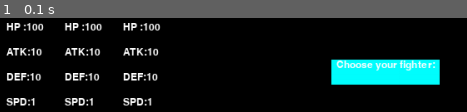
Above: before the commit, frame 1.
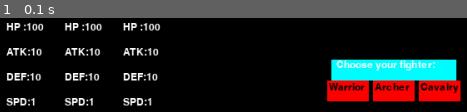
Above: after the commit, the same moment.

Repository: Nikhil-Singla/the-dev-dossier
Game: pygame game, started from game_dev/testArmySim_pygame.py
Two runs of this game, one before a commit and one after it. Both use one fixed random seed, a clock stepped at 60 frames per second and the inputs below.
Inputs:
- Up to frame 1 (0.1 s): no input

The runs differ from the first frame. In frame 1, 7.2% of the frame differs, in the area x 70-99%, y 43-90%.

Commit message:
Name Scheme and Troop selection

Diff:
--- a/game_dev/testIdleClicker_pygame.py
+++ b/game_dev/testArmySim_pygame.py
@@ -1,6 +1,5 @@
 ## To use Python in CMD, use py instead of python
-## Idle clicker game, Turret Auto Tower Defense
-
+## Auto Battler
 ## Army Simulator Game
 
 import pygame
@@ -20,7 +19,7 @@
 
 ## Global Variables
 screen = pygame.display.set_mode([1080, 720]) ## Resolution
-pygame.display.set_caption('Idle Turret Maker') ## Title of the game
+pygame.display.set_caption('Army Sim') ## Title of the game
 
 background = black ## Variable that can be edited later
 frameRate = 60  ## Framerate
@@ -57,6 +56,8 @@
 
 def healthLeft(health, block, taken):
     health = health - (taken - block)
+    if(health < 0):
+        health = 0
     return health
 
 def fightTurn(health, speed, attack, defense):
@@ -69,9 +70,18 @@
     listVar.insert(index, font.render(name+str(round(stat)), True, white, black))
 
 def choose_fighterButton():
-    fighterButton = pygame.draw.rect(screen, aqua, [400, 50, 130, 30])
+    fighterButton = pygame.draw.rect(screen, aqua, [400, 50, 150, 25])
     buttonText = font.render(('Choose your fighter: '), True, white)
     screen.blit(buttonText, (406, 50))
+    warOne = pygame.draw.rect(screen, red, [395, 75, 50, 25])
+    warTwo = pygame.draw.rect(screen, red, [450, 75, 50, 25])
+    warThree = pygame.draw.rect(screen, red, [505, 75, 50, 25])
+    buttonText = font.render(('Warrior'), True, black)
+    screen.blit(buttonText, (397, 77))
+    buttonText = font.render(('Archer'), True, black)
+    screen.blit(buttonText, (452, 77))
+    buttonText = font.render(('Cavalry'), True, black)
+    screen.blit(buttonText, (507, 77))
     return fighterButton
 
 """"
